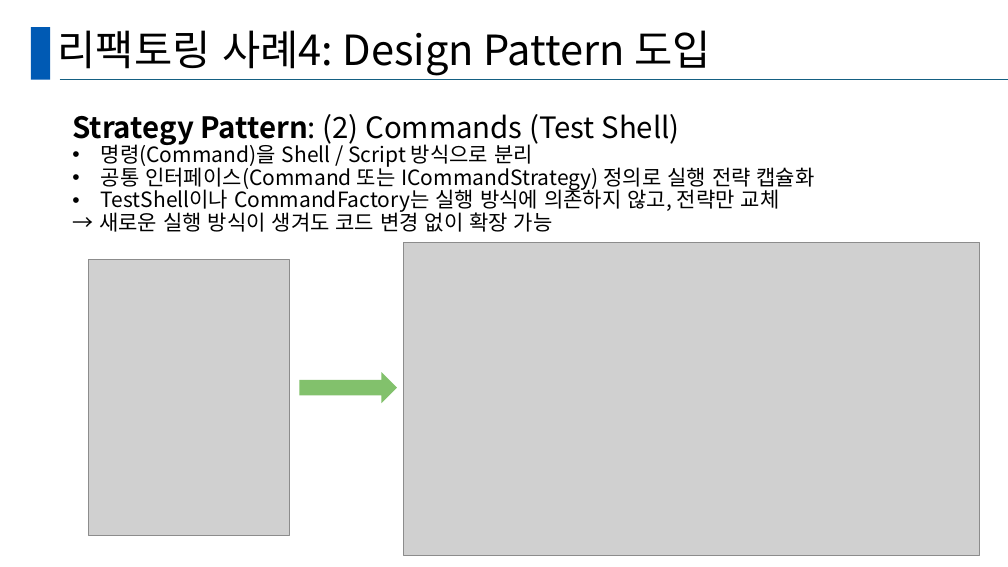
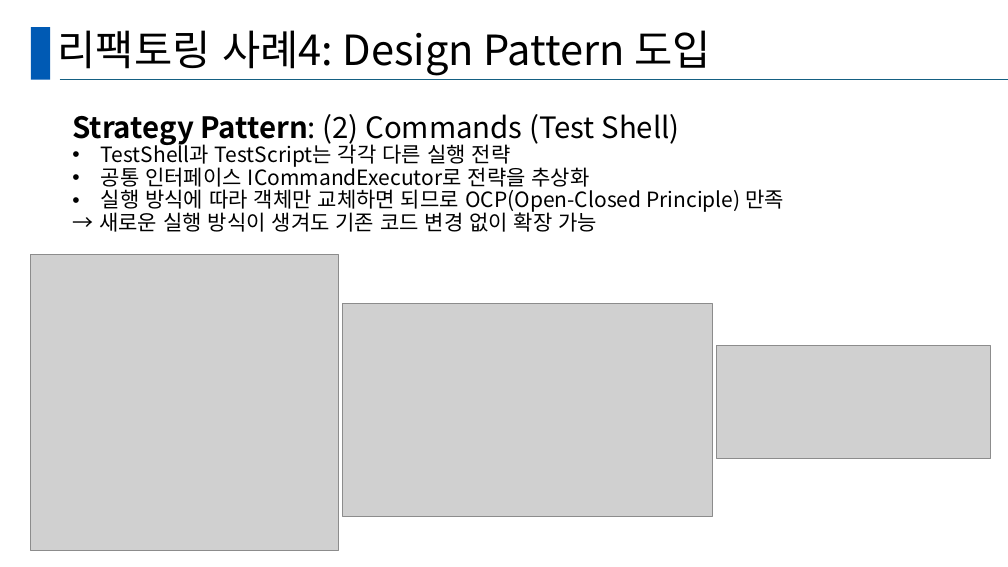
Before and after one commit to sewon-31/Eteam-SSDproject, a slide deck: slide 27 of Easiest 발표 자료.pptx. Drawn at 1008x567 pixels with LibreOffice and Linux fonts; fonts in the diff are those of the drawing; grey boxes stand for pictures. Boxes give left, top, right and bottom in pixels: in the first picture for what was removed or moved away, otherwise in the second. Text is boxed around its words. In the diff, an @@ line names an element or a change of style, - is before the commit and + after.

Commit message:
file

```diff
--- a/Easiest 발표 자료.pptx
+++ b/Easiest 발표 자료.pptx
@@ text at bbox=[99, 141, 785, 232]: text changed @@
-• 명령(Command)을 Shell / Script 방식으로 분리
-• 공통 인터페이스(Command 또는 ICommandStrategy) 정의로 실행 전략 캡슐화
-• TestShell이나 CommandFactory는 실행 방식에 의존하지 않고, 전략만 교체
-→ 새로운 실행 방식이 생겨도 코드 변경 없이 확장 가능
+• TestShell과 TestScript는 각각 다른 실행 전략
+• 공통 인터페이스 ICommandExecutor로 전략을 추상화
+• 실행 방식에 따라 객체만 교체하면 되므로 OCP(Open-Closed Principle) 만족
+→ 새로운 실행 방식이 생겨도 기존 코드 변경 없이 확장 가능
@@ picture: place and size @@
-picture at bbox=[88, 259, 290, 536]
+picture at bbox=[30, 255, 338, 551]
@@ picture removed at bbox=[404, 242, 980, 555] @@
@@ picture added at bbox=[343, 304, 712, 516] @@
@@ picture added at bbox=[717, 346, 991, 459] @@
@@ right arrow removed at bbox=[299, 372, 397, 403] @@
```
